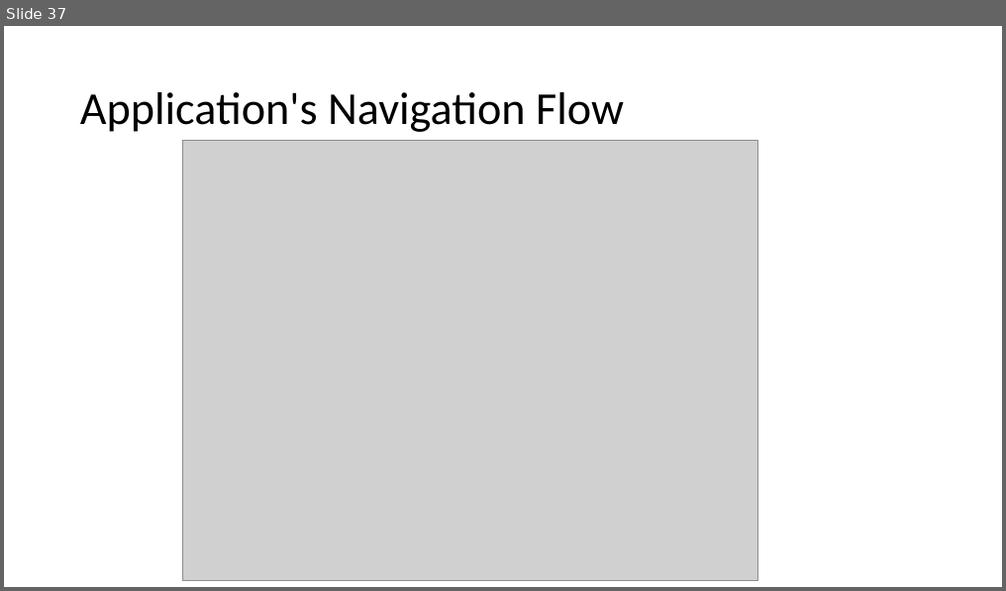
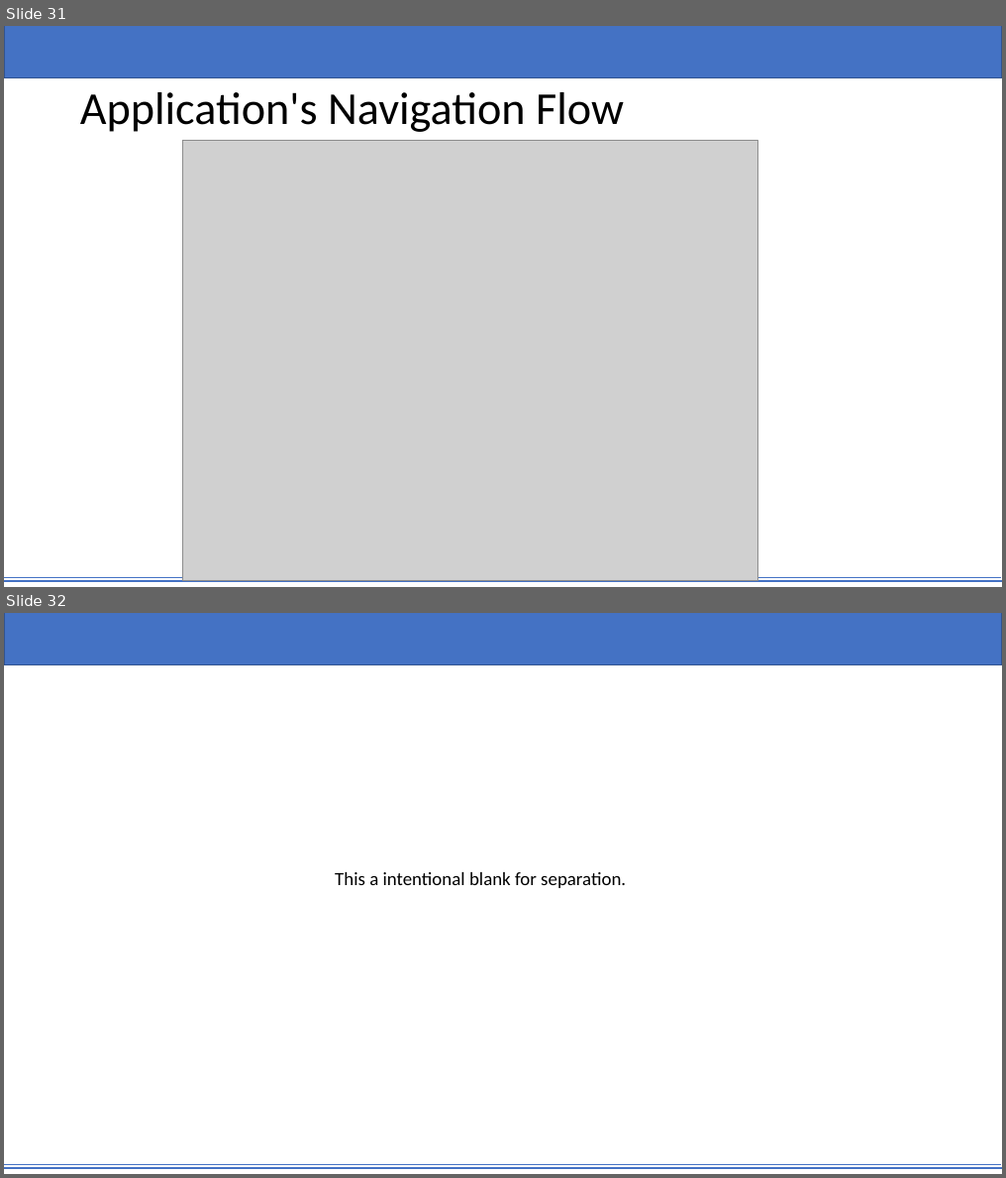
Before and after one commit to yjin910/Technonia_i_app, a slide deck: TEMS.pptx. Shown one above the other, each under a label of ours: slide 37 before the commit, slides 31 and 32 after it. The pictures are 1006x591 and 1006x1178 pixels, drawn with LibreOffice and Linux fonts; fonts in the diff are those of the drawing; grey boxes stand for pictures. Boxes give left, top, right and bottom in pixels: in the first picture for what was removed or moved away, otherwise in the second. Text is boxed around its words. In the diff, an @@ line names an element or a change of style, - is before the commit and + after.

```diff
--- a/TEMS.pptx
+++ b/TEMS.pptx
@@ slide 32 added at box(4, 613, 1002, 1174), background #FFFFFF; not listed: 3 template elements that a slide beside it also shows @@
@@ text added at box(335, 872, 626, 888), 18 pt, text #000000 @@
+This a intentional blank for separation.
@@ what was slide 37 is now slide 31 @@
@@ slide 31 changed as well @@
@@ rectangle added at box(4, 26, 1002, 78), fill #4472C4, outline #325491 1 pt @@
@@ line added from (4, 577) to (1001, 577), #4472C4 0.5 pt @@
@@ line added from (4, 581) to (1002, 581), #4472C4 2 pt @@
```
Also in this commit, not shown: 35 other slides changed, 2 other slides added, 1 slide removed.
